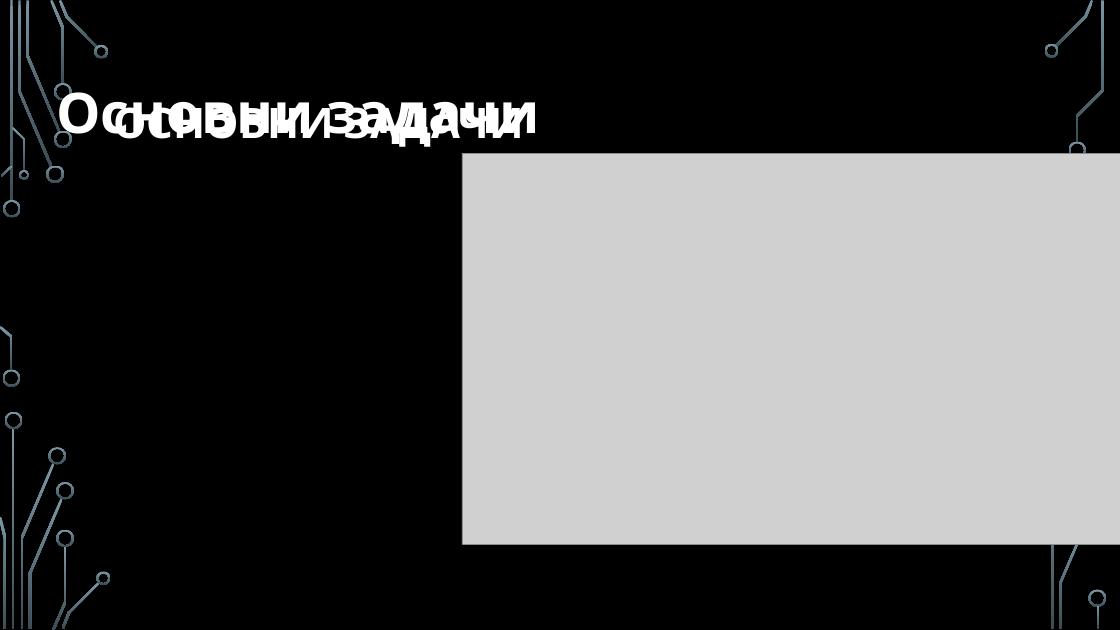
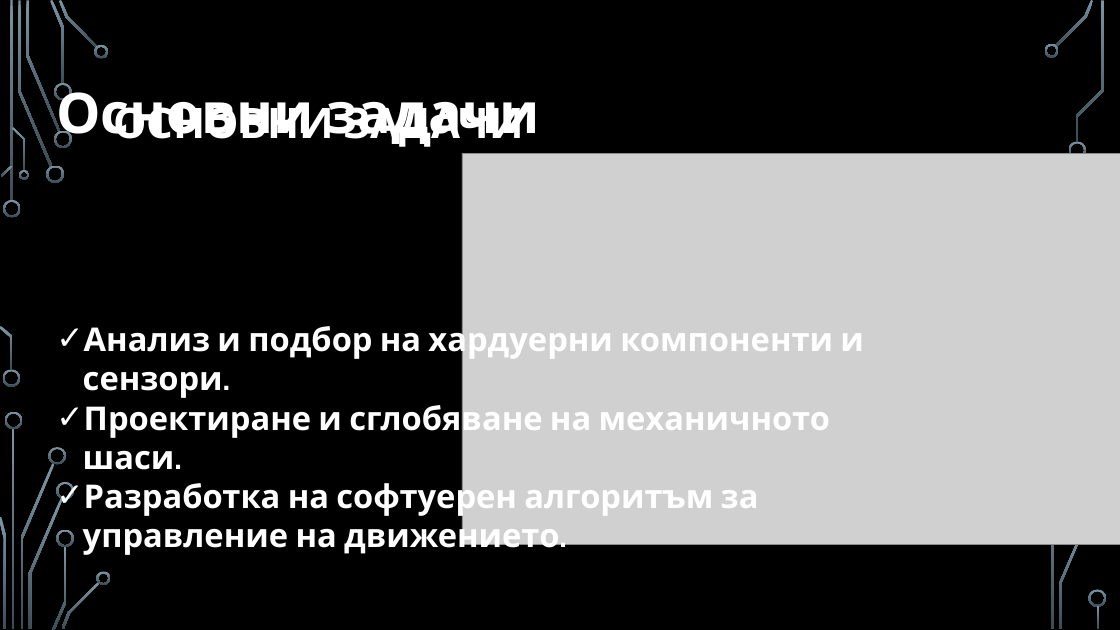
Before and after one commit to pgee-dzi2024/ThemeSP_2613, a slide deck: slide 3 of DR/защита.pptx. Drawn at 1120x630 pixels with LibreOffice and Linux fonts; fonts in the diff are those of the drawing; grey boxes stand for pictures; background and template pictures are left out. Boxes give left, top, right and bottom in pixels: in the first picture for what was removed or moved away, otherwise in the second. Text is boxed around its words. In the diff, an @@ line names an element or a change of style, - is before the commit and + after.

```diff
--- a/DR/защита.pptx
+++ b/DR/защита.pptx
@@ text added at <box>83,321,864,555</box>, 28 pt, text #FFFFFF, bold @@
+✓ Анализ и подбор на хардуерни компоненти и сензори.
+✓ Проектиране и сглобяване на механичното шаси.
+✓ Разработка на софтуерен алгоритъм за управление на движението.
```
Also in this commit, not shown: 4 other slides changed, 2 slides added, 1 slide removed, 2 other files.
